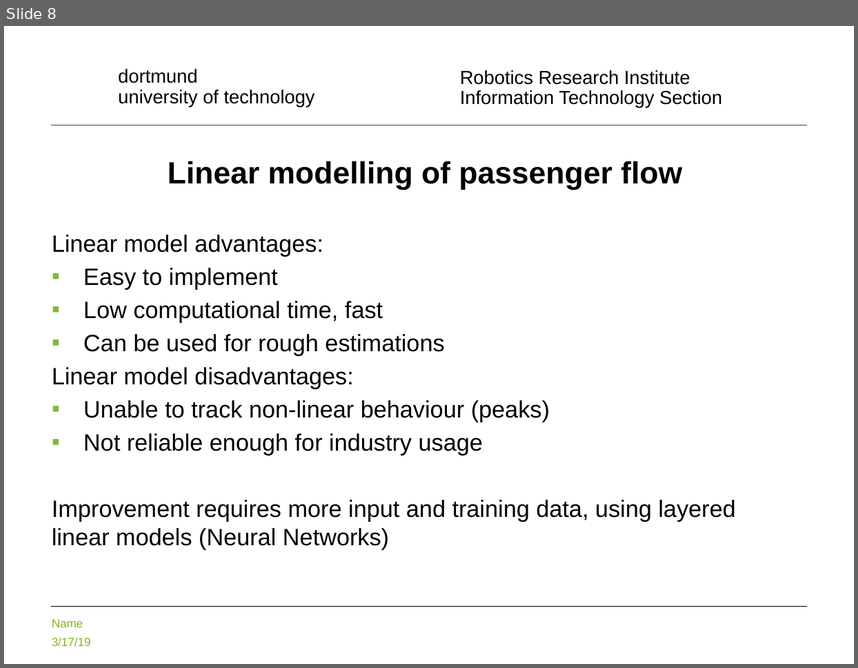
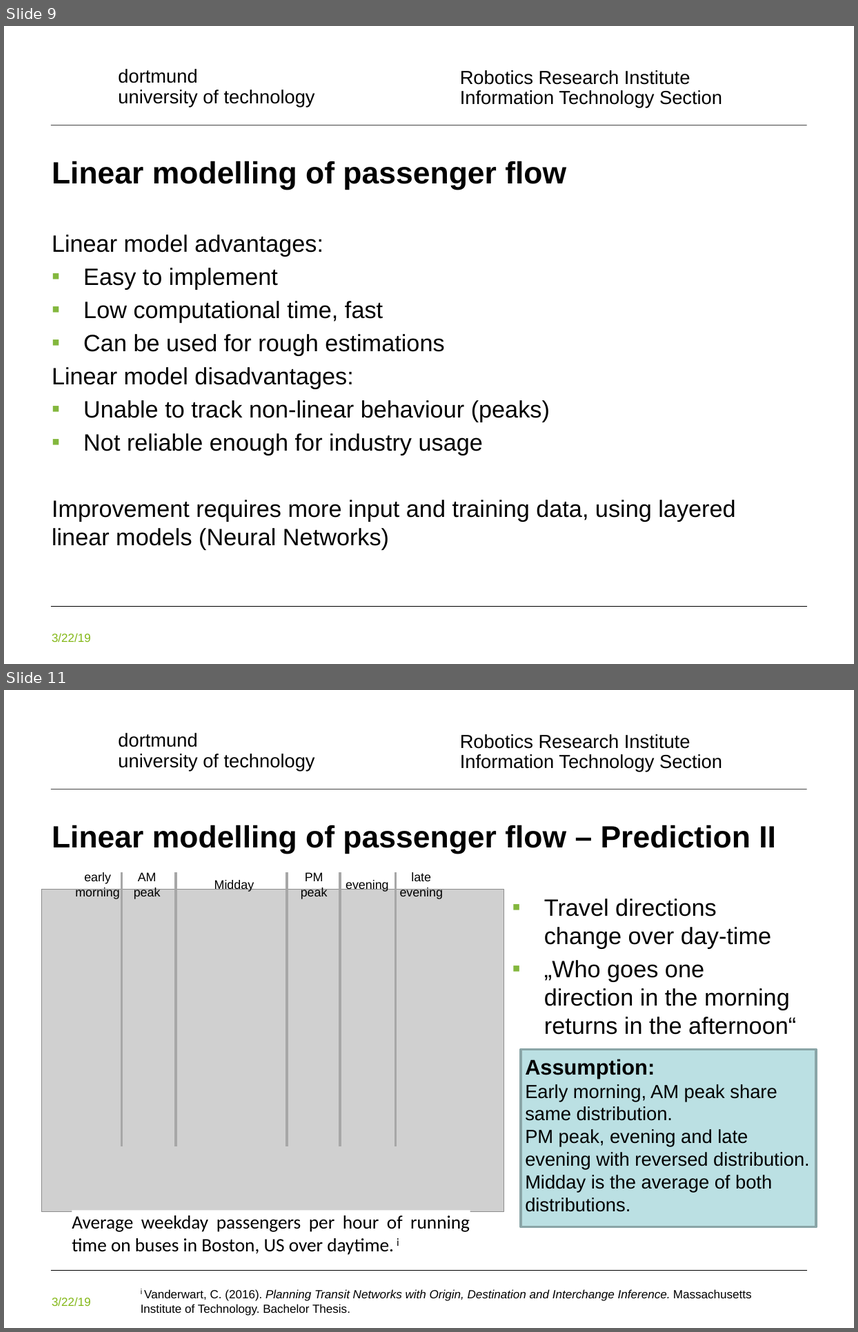
Before and after one commit to halabama/transit_algorithms, a slide deck: PG_present.pptx. Shown one above the other, each under a label of ours: slide 8 before the commit, slides 9 and 11 after it; the slides between them are not shown. The pictures are 858x668 and 858x1332 pixels, drawn with LibreOffice and Linux fonts; fonts in the diff are those of the drawing; grey boxes stand for pictures; background and template pictures are left out. Boxes give left, top, right and bottom in pixels: in the first picture for what was removed or moved away, otherwise in the second. Text is boxed around its words. In the diff, an @@ line names an element or a change of style, - is before the commit and + after.

```diff
--- a/PG_present.pptx
+++ b/PG_present.pptx
@@ slide 11 added at (x1=4, y1=690, x2=854, y2=1328), background #FFFFFF; not listed: 5 template elements that a slide beside it also shows @@
@@ title added at (x1=52, y1=825, x2=776, y2=854), 26 pt, text #000000, bold @@
+Linear modelling of passenger flow – Prediction II
@@ group added at (x1=75, y1=872, x2=444, y2=1145): 6 texts, 5 lines @@
+early morning
+AM peak
+Midday
+PM peak
+evening
+late evening
@@ picture added at (x1=41, y1=889, x2=503, y2=1211) @@
@@ text added at (x1=544, y1=898, x2=796, y2=1034), 20 pt, text #000000 @@
+▪ Travel directions change over day-time
+▪ „Who goes one direction in the morning returns in the afternoon“
@@ rectangle added at (x1=521, y1=1049, x2=816, y2=1228), fill #BBE0E3, outline #8AA6A8 2 pt, 16 pt, text #000000 @@
+Assumption:
+Early morning, AM peak share same distribution.
+PM peak, evening and late evening with reversed distribution.
+Midday is the average of both distributions.
@@ rectangle added at (x1=72, y1=1210, x2=470, y2=1255), fill #FFFFFF, 16 pt, text #000000 @@
+Average weekday passengers per hour of running time on buses in Boston, US over daytime. i
@@ text added at (x1=141, y1=1289, x2=752, y2=1315), 10 pt, text #000000 @@
+i Vanderwart, C. (2016). Planning Transit Networks with Origin, Destination and Interchange Inference. Massachusetts Institute of Technology. Bachelor Thesis.
@@ what was slide 8 is now slide 9 @@
@@ slide 9 changed as well @@
@@ title "Linear modelling of passenger flow" at (x1=52, y1=161, x2=566, y2=190): alignment centre to left @@
@@ text at (x1=52, y1=633, x2=91, y2=641): text changed @@
-Name
-3/17/19
+3/22/19
```
Also in this commit, not shown: 17 other slides changed, 5 other slides added, 1 slide removed.
